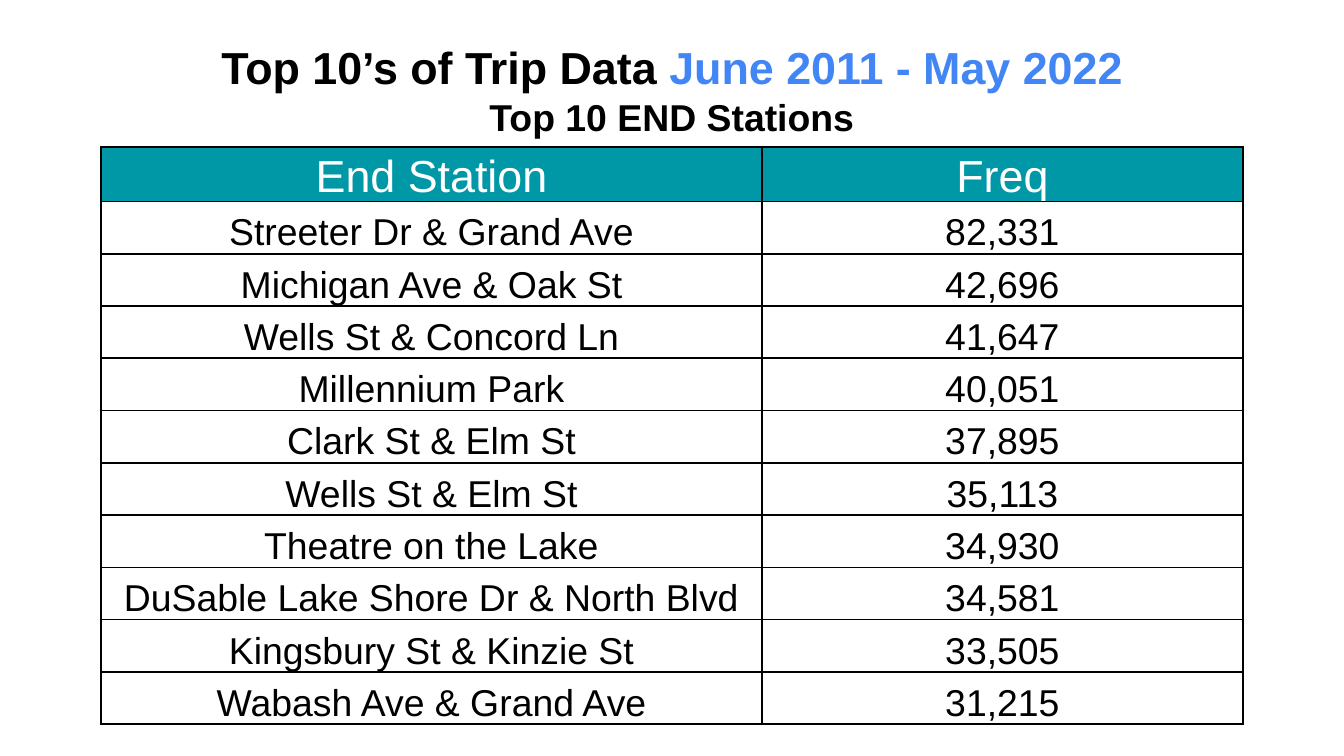
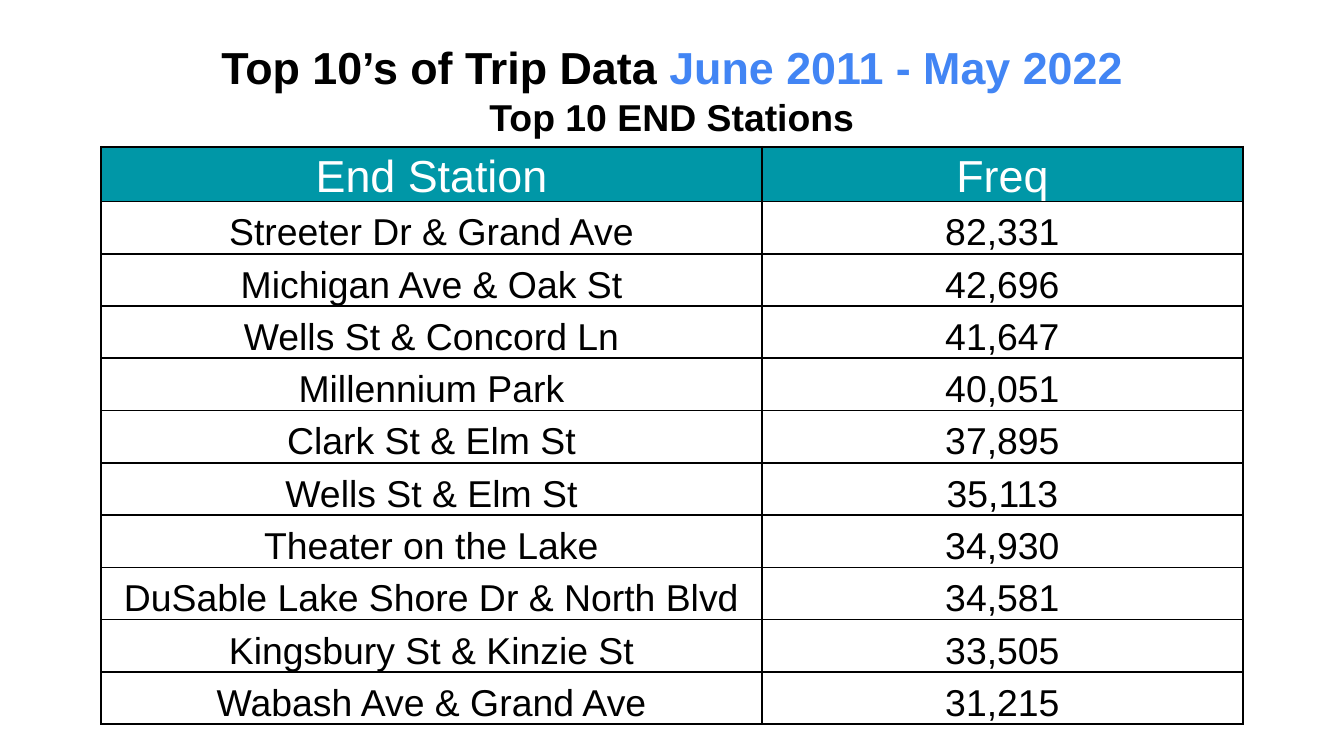
Before and after one commit to GitH2018/CC_DataAnalysis_Cyclistic.github.io, a slide deck: slide 25 of Data Analysis - Bike Trips_Readonly.ppsx. Drawn at 1344x756 pixels with LibreOffice and Linux fonts; fonts in the diff are those of the drawing. Boxes give left, top, right and bottom in pixels: in the first picture for what was removed or moved away, otherwise in the second. Text is boxed around its words. In the diff, an @@ line names an element or a change of style, - is before the commit and + after.

```diff
--- a/Data Analysis - Bike Trips_Readonly.ppsx
+++ b/Data Analysis - Bike Trips_Readonly.ppsx
@@ table at (101,146,1243,728) @@
-row 8, column 1: Theatre on the Lake
+row 8, column 1: Theater on the Lake
```
Also in this commit, not shown: 11 other slides changed.
